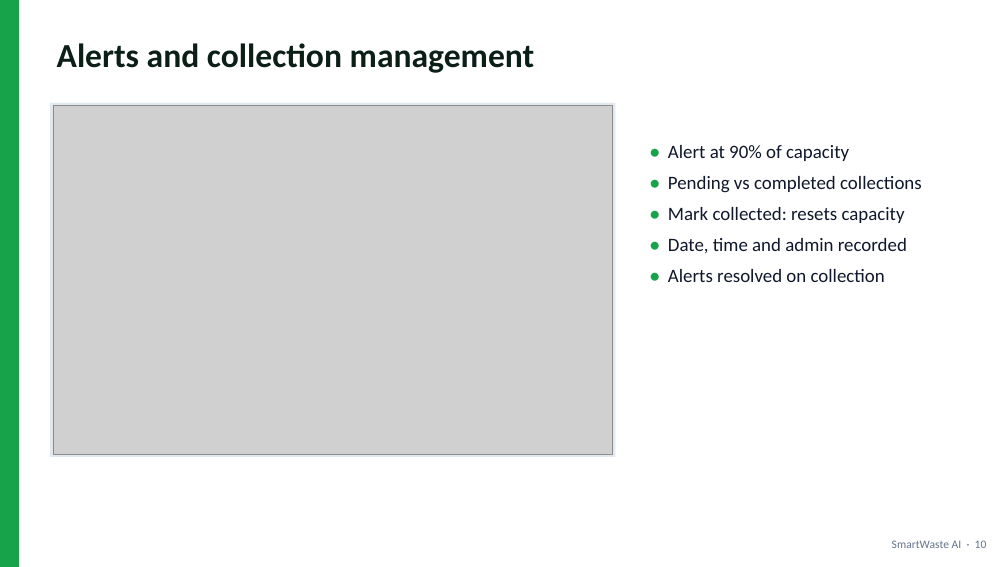
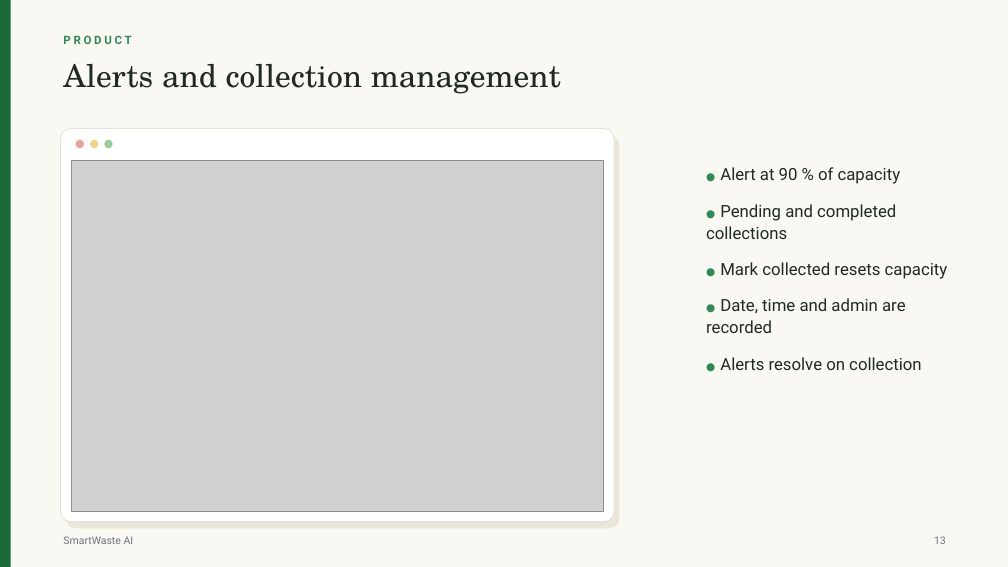
Before and after one commit to seshasaikrishnachanumolu/AI, a slide deck: slide 13 of docs/SmartWaste_AI_Presentation.pptx (slide 10 before the commit). Drawn at 1008x567 pixels with LibreOffice and Linux fonts; fonts in the diff are those of the drawing; grey boxes stand for pictures. Boxes give left, top, right and bottom in pixels: in the first picture for what was removed or moved away, otherwise in the second. Text is boxed around its words. In the diff, an @@ line names an element or a change of style, - is before the commit and + after.

```diff
--- a/docs/SmartWaste_AI_Presentation.pptx
+++ b/docs/SmartWaste_AI_Presentation.pptx
@@ rectangle resized from (x1=0, y1=0, x2=19, y2=567) to (x1=0, y1=0, x2=11, y2=567) @@
@@ rectangle at (x1=0, y1=0, x2=11, y2=567): fill #16A34A to #1B6B3A @@
@@ rectangle added at (x1=0, y1=0, x2=1008, y2=567), fill #FAF8F3 @@
@@ text "Alerts and collection management" moved from (x1=57, y1=43, x2=535, y2=73) to (x1=63, y1=64, x2=561, y2=94) @@
@@ text "Alerts and collection management" at (x1=63, y1=64, x2=561, y2=94): size 32 to 30 pt, font Calibri to TeX Gyre Schola, text colour #0B1F17 to #1F2A24, bold off @@
@@ text added at (x1=63, y1=35, x2=131, y2=44), 11 pt, text #2E8B57, bold @@
+PRODUCT
@@ rectangle removed at (x1=50, y1=103, x2=616, y2=457) @@
@@ rounded rectangle added at (x1=60, y1=129, x2=614, y2=522), fill #FFFFFF, outline #E5E1D6 0.75 pt @@
@@ rounded rectangle added at (x1=66, y1=135, x2=619, y2=529), fill #EAE6DA @@
@@ ellipse added at (x1=76, y1=140, x2=84, y2=148), fill #E8A09A @@
@@ ellipse added at (x1=90, y1=140, x2=98, y2=148), fill #EFD28B @@
@@ ellipse added at (x1=104, y1=140, x2=113, y2=148), fill #9ACB9F @@
@@ picture resized from (x1=53, y1=106, x2=613, y2=454) to (x1=71, y1=160, x2=603, y2=511) @@
@@ text at (x1=706, y1=167, x2=948, y2=370): text changed; size 18 to 16 pt; font Calibri to Roboto; text colour #0F172A to #1F2A24 @@
-• Alert at 90% of capacity
-• Pending vs completed collections
-• Mark collected: resets capacity
-• Date, time and admin recorded
-• Alerts resolved on collection
+● Alert at 90 % of capacity
+● Pending and completed collections
+● Mark collected resets capacity
+● Date, time and admin are recorded
+● Alerts resolve on collection
@@ text at (x1=63, y1=536, x2=134, y2=544): text changed; size 11 to 10 pt; font Calibri to Roboto; text colour #64748B to #6B7280 @@
-SmartWaste AI · 10
+SmartWaste AI
@@ text added at (x1=934, y1=536, x2=946, y2=544), 10 pt, text #6B7280 @@
+13
```
Also in this commit, not shown: 10 other slides changed, 7 slides added, 6 slides removed, 2 other files.
